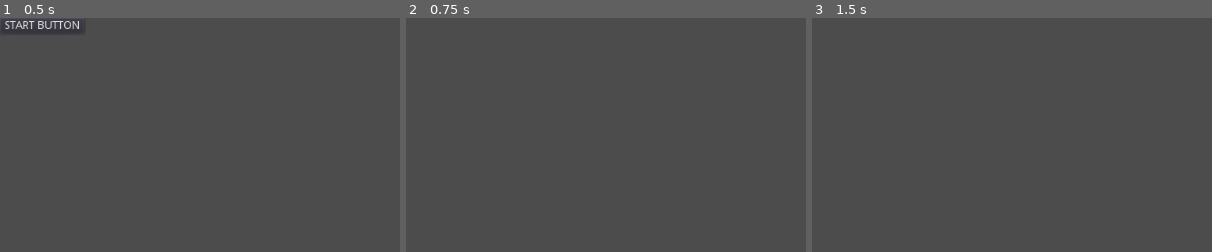
Above: before the commit, frames 1-3 (left to right).
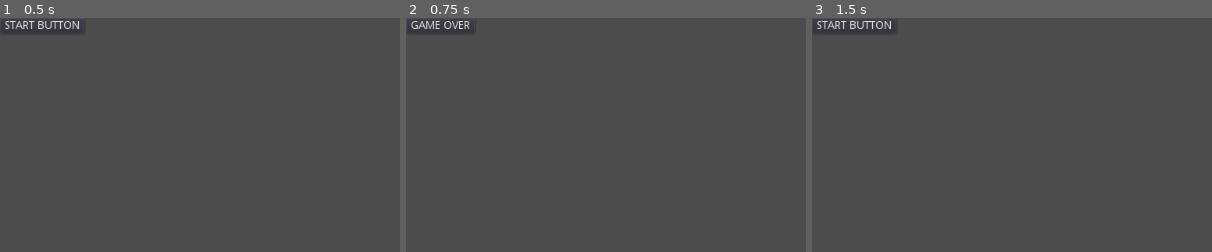
Above: after the commit, the same moments.

Repository: UVCity/game
Game: Godot game, scene res://StartScene/StartScene.tscn
The game is run twice, just before and just after one commit, with the same random seed, the same clock (stepped at 60 frames per second) and the same inputs. The project has no main scene, so this scene is started directly.
Inputs (mouse positions are % of the whole screen's width and height, from its top left):
- Up to frame 1 (0.5 s): no input
- Up to frame 2 (0.75 s): click "START BUTTON" at 0.5 s
- Up to frame 3 (1.5 s): click (4, 2) at 1.25 s, where only the run after the commit has a clickable "GAME OVER"
The pictures show only the part of the screen within x 0-50%, y 0-50%; the shares and areas given below are measured in that part.

Frame 1 is identical in both runs. In frame 2, 0.2% of the frame differs, in the area x 1-16%, y 1-5%; in frame 3, 0.3%, in the area x 1-20%, y 1-5%.

Commit message:
add EndScene.gd edit endScene.tscn

Diff:
--- /dev/null
+++ b/Project/EndScene/EndScene.gd
@@ -0,0 +1,16 @@
+extends Node2D
+
+onready var _startGameObject = $Button
+var startGame :bool= false
+
+func _on_Button_pressed():
+	if _startGameObject.pressed == true:
+		startGame = true
+
+func _startGame():
+	if startGame == true:
+		get_tree().change_scene("res://StartScene/StartScene.tscn")
+		print(" RE - Starting Game ...")
+
+func _process(_delta:float)-> void:
+	_startGame()
--- a/Project/EndScene/EndScene.tscn
+++ b/Project/EndScene/EndScene.tscn
@@ -1,3 +1,13 @@
-[gd_scene format=2]
+[gd_scene load_steps=2 format=2]
+
+[ext_resource path="res://EndScene/EndScene.gd" type="Script" id=1]
 
 [node name="EndScene" type="Node2D"]
+script = ExtResource( 1 )
+
+[node name="Button" type="Button" parent="."]
+margin_right = 12.0
+margin_bottom = 20.0
+text = "GAME OVER"
+
+[connection signal="pressed" from="Button" to="." method="_on_Button_pressed"]
